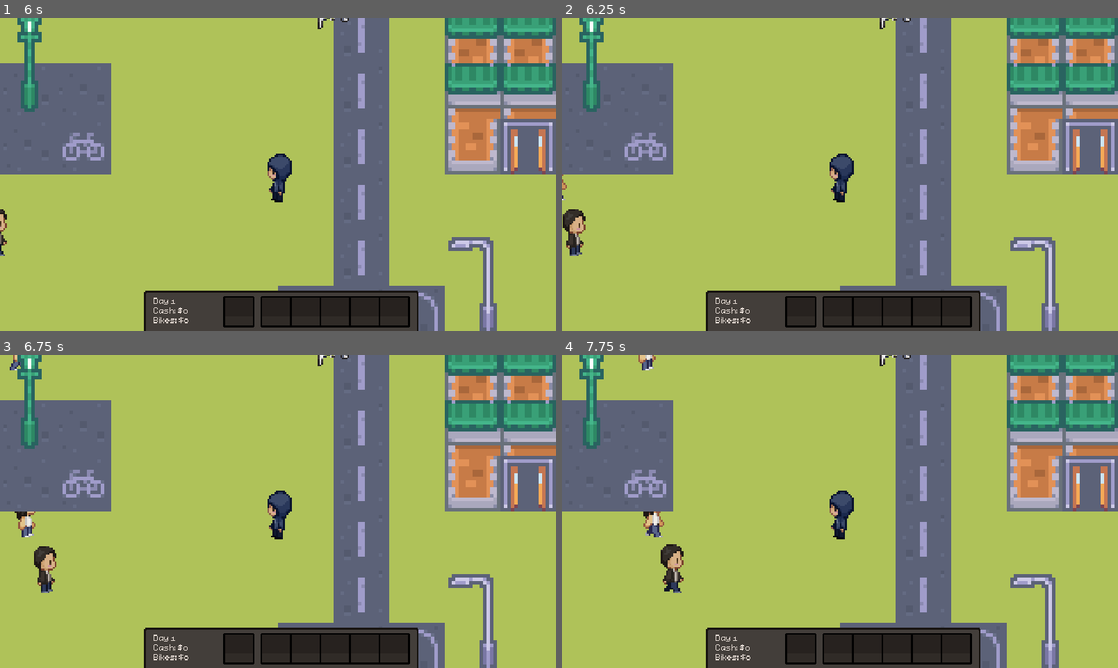
Above: before the commit, frames 1-4 (two rows, left to right).
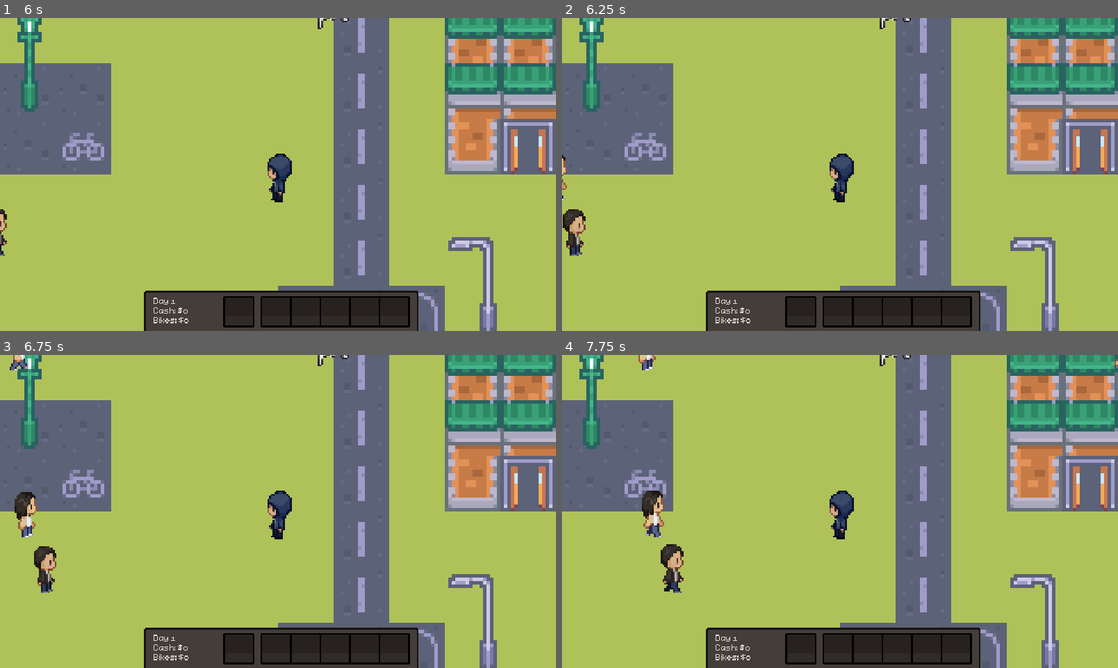
Above: after the commit, the same moments.

Repository: nithinsenthil/UCDBTS
Game: Godot game, scene res://Scenes/level_1.tscn
The game is run twice, just before and just after one commit, with the same random seed, the same clock (stepped at 60 frames per second) and the same inputs. This scene is started directly instead of the project's main scene. The engine's default icon, where the game draws it, is replaced by a stand-in: a white triangle on a blue panel in a dark square.
Inputs (mouse positions are in pixels of both pictures, inside the frame that each line leads up to):
- Up to frame 1 (6 s): tap Enter at 0.5 s; move the mouse to (400, 158) at 0.52 s; hold D (Right) 0.53-1.28 s; tap L (BikeMinigameEnd) at 0.6, 5.1 s; tap K (BikeMinigameStart) at 1.25, 1.35, 2, 2.75, 3.5, 4.25, 5.85 s; move the mouse to (166, 190) at 1.27 s; hold S (Down) 1.28-2.03 s; move the mouse to (333, 105) at 2.02 s; hold D (Right) 2.03-2.78 s; tap P (CameraControlsOff) at 2.1 s; move the mouse to (250, 237) at 2.77 s; hold W (Up) 2.78-3.53 s; tap O (CameraControlsOn) at 2.85 s; move the mouse to (444, 221) at 3.52 s; hold F (Interact) 3.53-4.28 s; hold A (Left) 3.53-5.03 s; move the mouse to (111, 127) at 4.27 s; right-click (111, 127) at 4.35 s; move the mouse to (305, 174) at 5.02 s; hold S (Down) 5.03-5.78 s; move the mouse to (194, 96) at 5.77 s; hold D (Right) from 5.78 s (still down)
- Up to frame 2 (6.25 s): keep holding D (Right)
- Up to frame 3 (6.75 s): move the mouse to (400, 495) at 6.52 s; release D (Right) at 6.53 s; hold W (Up) from 6.53 s (still down); tap P (CameraControlsOff) at 6.6 s
- Up to frame 4 (7.75 s): move the mouse to (728, 527) at 7.27 s; release W (Up) at 7.28 s; hold D (Right) from 7.28 s (still down); tap O (CameraControlsOn) at 7.35 s

Frame 1 is identical in both runs. In frame 2, less than 0.1% of the frame differs, in the area x 0-1%, y 43-50%; in frame 3, 0.3%, in the area x 2-7%, y 0-50%; in frame 4, 0.3%.
Error in both runs: Cannot call method 'add_child' on a null value. (res://Scripts/Managers/scene_manager.gd:27)

Commit message:
npc ordering

Diff:
--- a/ucdbts/Scenes/level_1.tscn
+++ b/ucdbts/Scenes/level_1.tscn
@@ -833,22 +833,27 @@
 max_num_npcs = 32
 
 [node name="SpawnPoint1" type="Node2D" parent="SpawnManager"]
+z_index = 3
 position = Vector2(-527, -417)
 script = ExtResource("10_chwpn")
 
 [node name="SpawnPoint2" type="Node2D" parent="SpawnManager"]
+z_index = 3
 position = Vector2(816, -134)
 script = ExtResource("10_chwpn")
 
 [node name="SpawnPoint3" type="Node2D" parent="SpawnManager"]
+z_index = 3
 position = Vector2(-1174, 600)
 script = ExtResource("10_chwpn")
 
 [node name="SpawnPoint4" type="Node2D" parent="SpawnManager"]
+z_index = 3
 position = Vector2(1229, 597)
 script = ExtResource("10_chwpn")
 
 [node name="SpawnPoint5" type="Node2D" parent="SpawnManager"]
+z_index = 3
 position = Vector2(-737, 13)
 script = ExtResource("10_chwpn")
 
@@ -864,7 +869,7 @@
 tile_set = SubResource("TileSet_u0op5")
 
 [node name="quad3" type="TileMapLayer" parent="."]
-z_index = 1
+z_index = 2
 scale = Vector2(4, 4)
 tile_map_data = PackedByteArray("AADs//b/AQAJAAQAAADs//f/AQAJAAQAAADs//j/AQAJAAQAAADs//n/AQAJAAQAAADs//r/AQAJAAQAAADs// …(6880 unchanged characters)…
 tile_set = SubResource("TileSet_u0op5")
--- a/ucdbts/Scripts/NPC/npc_sprite.gd
+++ b/ucdbts/Scripts/NPC/npc_sprite.gd
@@ -26,6 +26,7 @@
 
 func _ready() -> void:
 	set_spritesheet(randi() % num_spritesheets + 1)
+	z_index = 3
 
 
 func _on_sprite_change(facing: Character.Facing, action: Character.Action) -> void:
